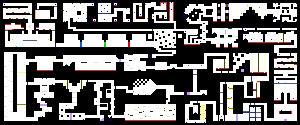
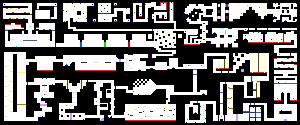
Layered file, before and after one edit (300x125). Changes by layer:
painted on "Layer 0" over [150,28,268,95]
